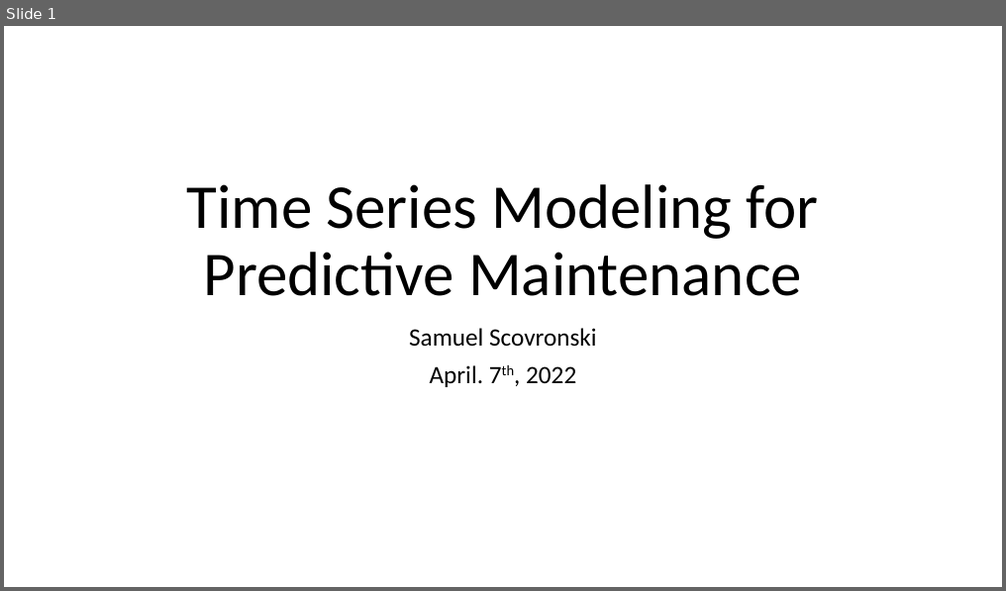
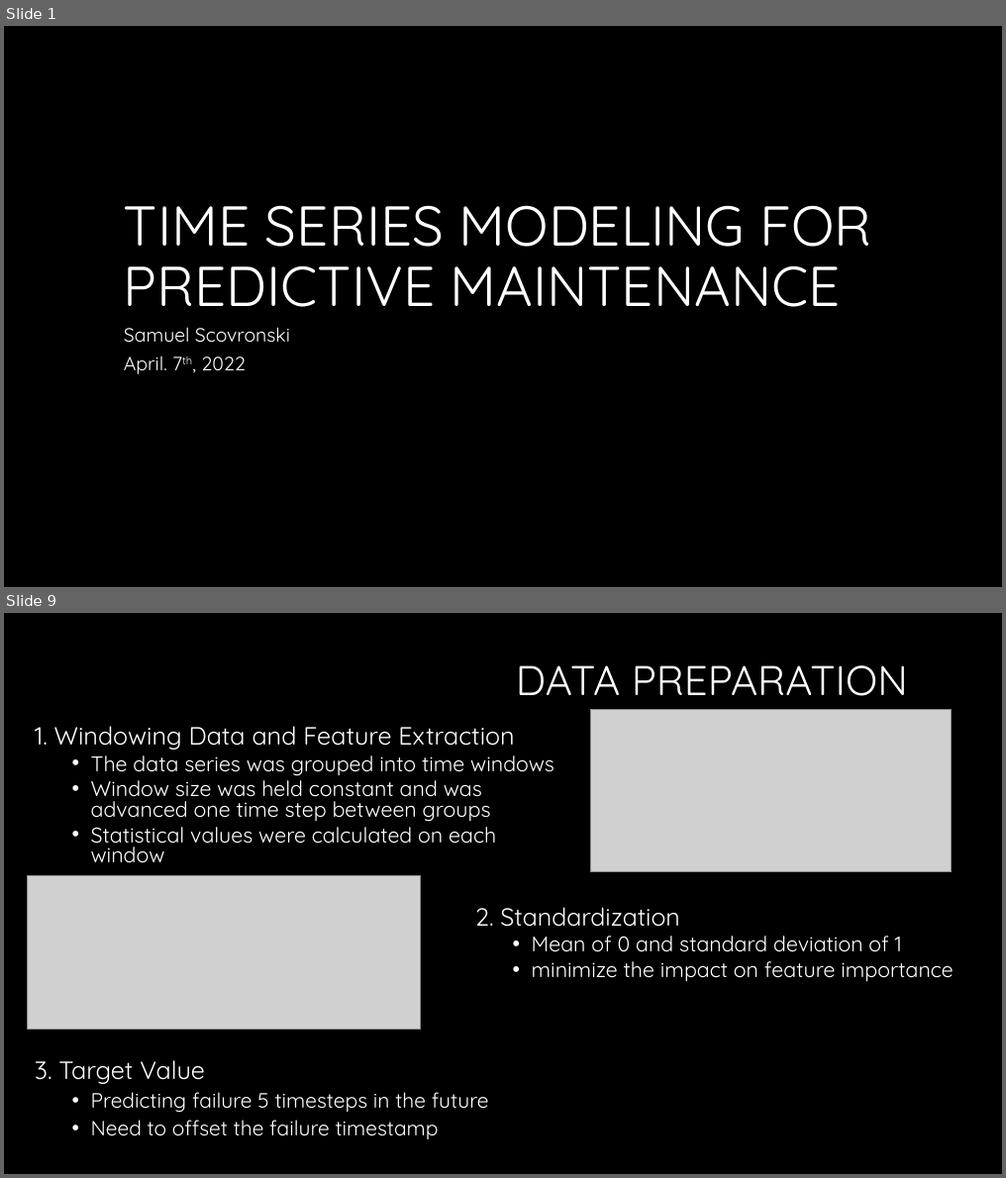
Before and after one commit to scosam/PredictiveMaintenance, a slide deck: reports/Capstone Project Presentation.pptx. Shown one above the other, each under a label of ours: slide 1 before the commit, slides 1 and 9 after it; the slides between them are not shown. The pictures are 1006x591 and 1006x1178 pixels, drawn with LibreOffice and Linux fonts; fonts in the diff are those of the drawing; grey boxes stand for pictures; background and template pictures are left out. Boxes give left, top, right and bottom in pixels: in the first picture for what was removed or moved away, otherwise in the second. Text is boxed around its words. In the diff, an @@ line names an element or a change of style, - is before the commit and + after.

```diff
--- a/reports/Capstone Project Presentation.pptx
+++ b/reports/Capstone Project Presentation.pptx
@@ slide 9 added at [4,613,1002,1174], background #000000 @@
@@ title added at [516,665,908,696], 40 pt, text #FFFFFF @@
+DATA PREPARATION
@@ text added at [35,726,554,863], 20.4 pt, text #FFFFFF @@
+1. Windowing Data and Feature Extraction
+  • The data series was grouped into time windows
+  • Window size was held constant and was advanced one time step between groups
+  • Statistical values were calculated on each window
@@ picture added at [591,710,951,872] @@
@@ picture added at [27,875,421,1029] @@
@@ text added at [475,907,953,982], 20.4 pt, text #FFFFFF @@
+2. Standardization
+  • Mean of 0 and standard deviation of 1
+  • minimize the impact on feature importance
@@ text added at [35,1060,489,1140], 20 pt, text #FFFFFF @@
+3. Target Value
+  • Predicting failure 5 timesteps in the future
+  • Need to offset the failure timestamp
@@ slide 1 changed as well @@
@@ background #FFFFFF to #000000 @@
@@ title at [124,205,872,307]: text changed; size 60 to 54 pt; font Calibri to Quicksand; text colour #000000 to #FFFFFF @@
-Time Series Modeling for Predictive Maintenance
+TIME SERIES MODELING FOR PREDICTIVE MAINTENANCE
@@ subtitle "Samuel Scovronski": place and size @@
-subtitle "Samuel Scovronski" at [409,328,597,387]
+subtitle "Samuel Scovronski" at [124,327,290,374]
@@ subtitle "Samuel Scovronski" at [124,327,290,374]: size 24 to 18.5 pt, font Calibri to Quicksand, text colour #000000 to #FFFFFF; alignment centre to left; line spacing 0.9 to 0.8 @@
```
Also in this commit, not shown: 2 other slides changed, 10 other slides added, 3 slides removed, 4 other files.
